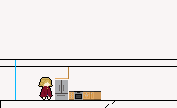
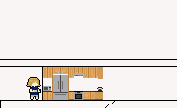
The second (177, 108) image is a revision of the first. Changes to its layers:
removed layer "ceiling" over [15, 60, 16, 100]
renamed "Layer 1" to "walls", painted on it over [15, 60, 103, 100]
added layer "appliances" above "cabinets" over [43, 86, 103, 91]
painted on "cabinets" over [43, 67, 103, 100]
added layer "Layer 3" above "base" over [32, 87, 40, 92]
painted on "base" over [26, 77, 55, 100]
renamed "Layer 3" to "fridge", painted on it over [15, 60, 103, 100]
